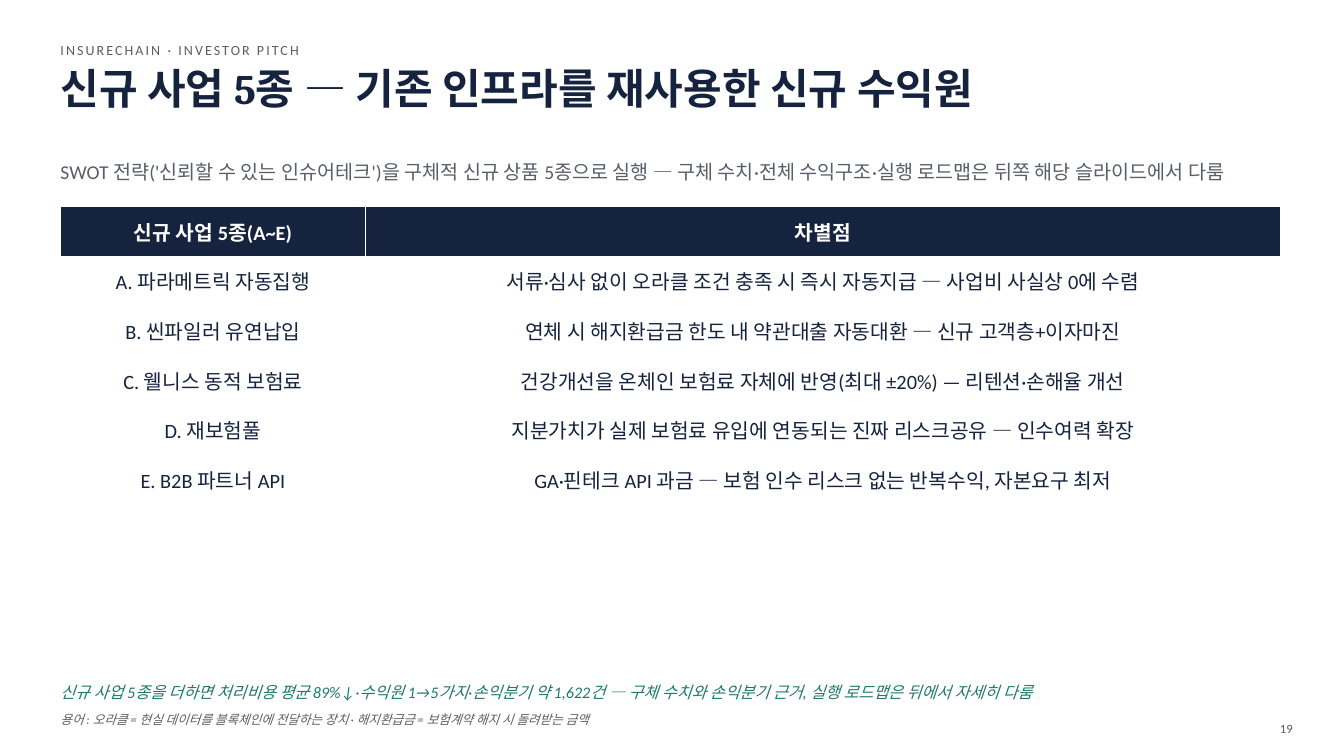
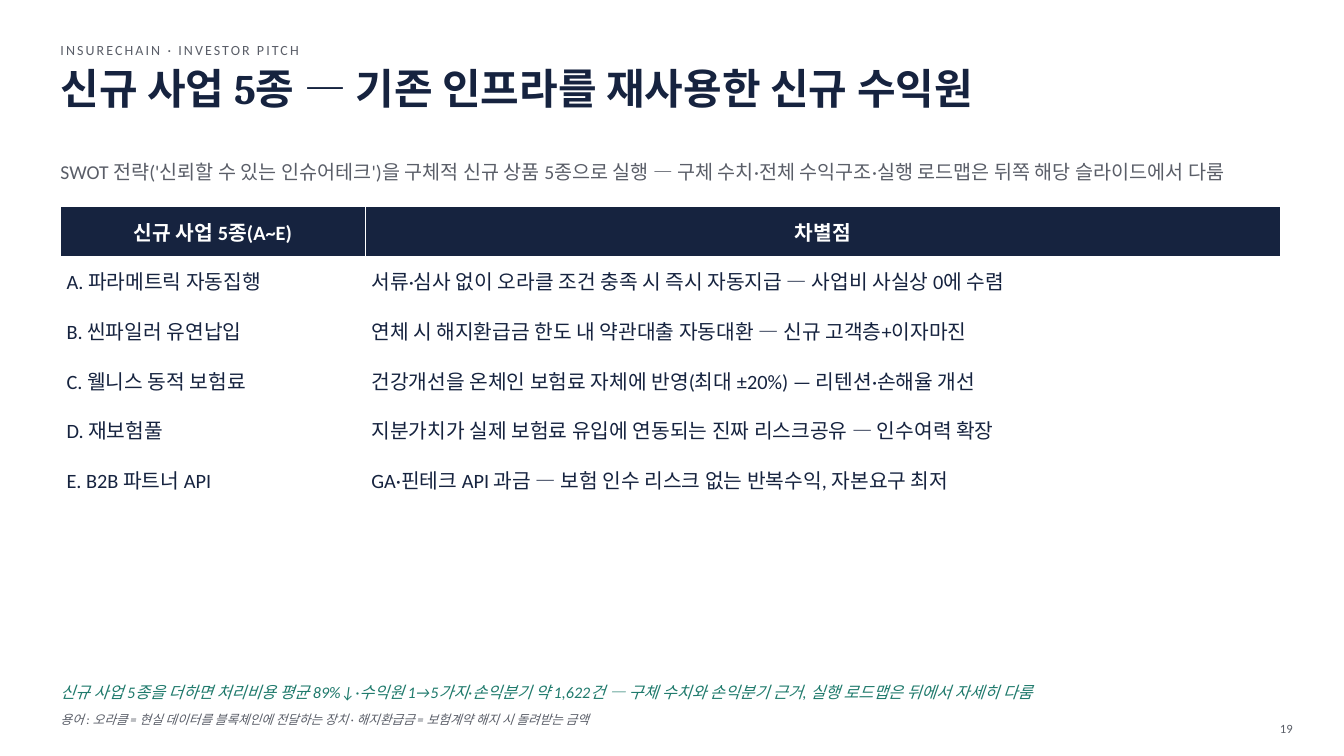
Before and after one commit to leeyonsei78/capstone_project_alpha, a slide deck: slide 19 of 인슈어체인_투자피칭_발표자료.pptx. Drawn at 1344x756 pixels with LibreOffice and Linux fonts; fonts in the diff are those of the drawing. Boxes give left, top, right and bottom in pixels: in the first picture for what was removed or moved away, otherwise in the second. Text is boxed around its words. In the diff, an @@ line names an element or a change of style, - is before the commit and + after.

```diff
--- a/인슈어체인_투자피칭_발표자료.pptx
+++ b/인슈어체인_투자피칭_발표자료.pptx
@@ table at [60,207,1279,495] @@
@@ alignment centre to left @@
```
Also in this commit, not shown: 18 other slides changed, 1 other file.
